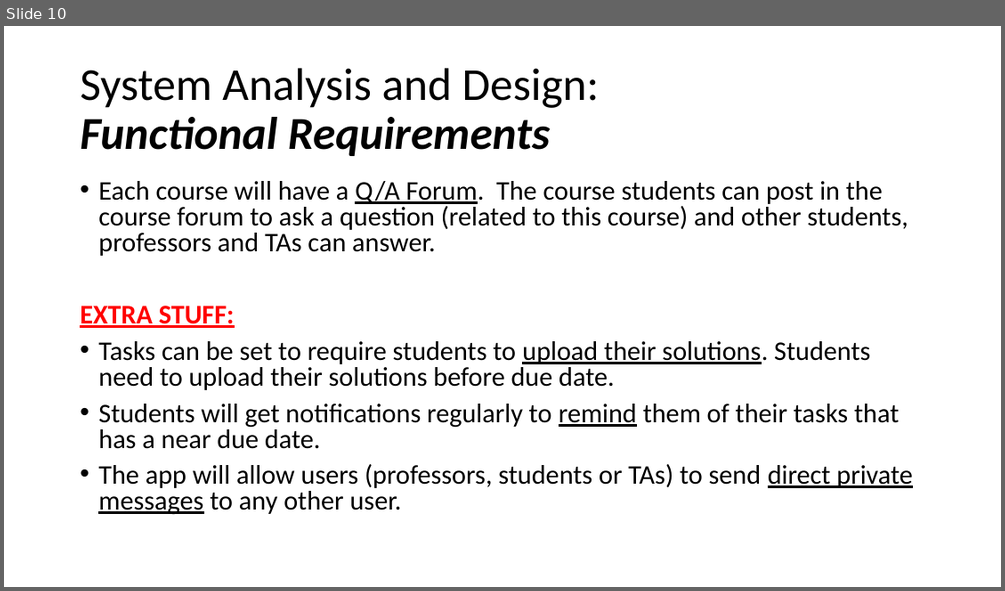
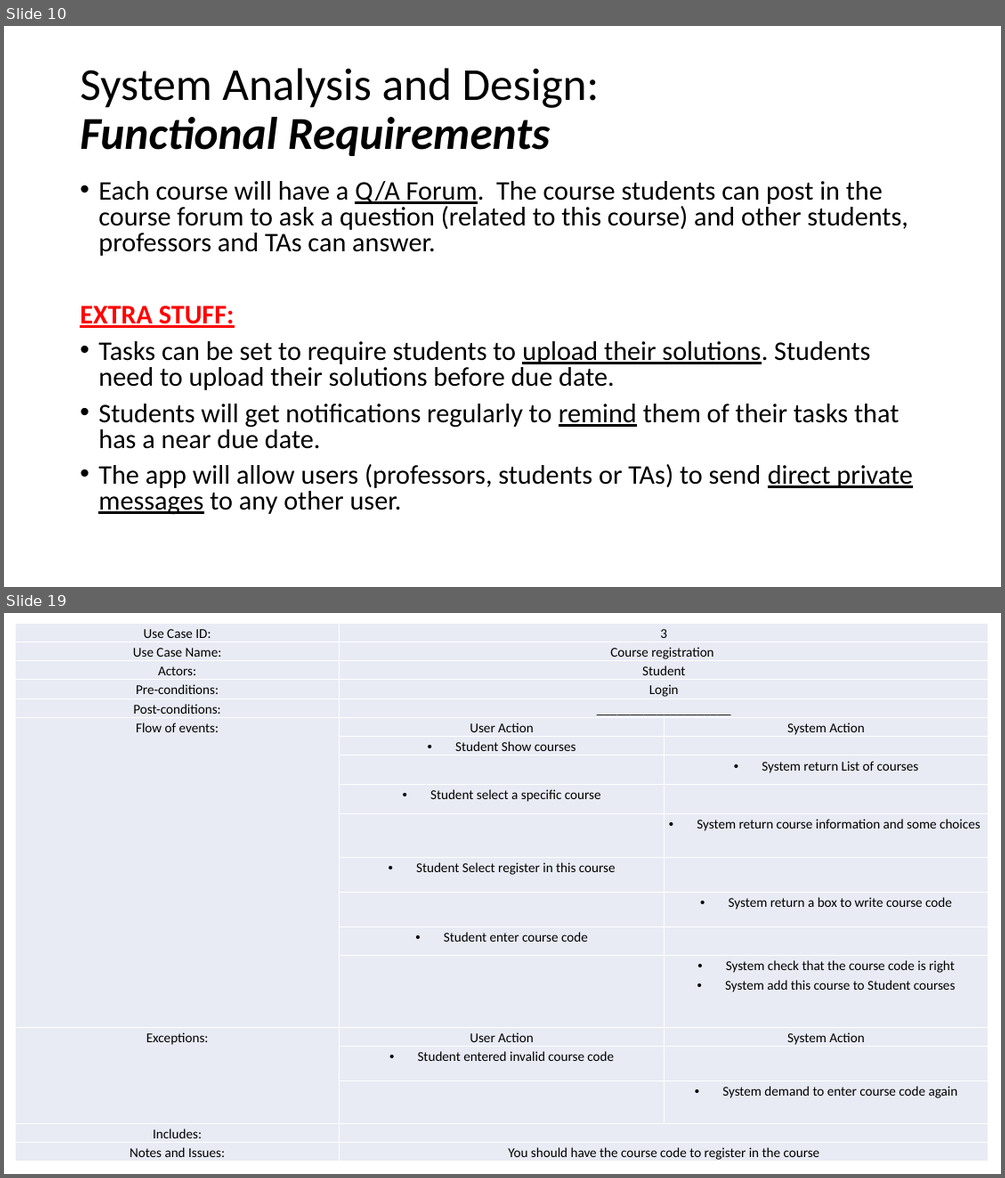
Before and after one commit to FCI-E-campus/fci-e-campus-docs, a slide deck: Mid-year document & presentation/FCI-CU-GP-Midyear-Presentation.pptx. Shown one above the other, each under a label of ours: slide 10 before the commit, slides 10 and 19 after it; the slides between them are not shown. The pictures are 1005x591 and 1005x1178 pixels, drawn with LibreOffice and Linux fonts; fonts in the diff are those of the drawing. Boxes give left, top, right and bottom in pixels: in the first picture for what was removed or moved away, otherwise in the second. Text is boxed around its words. In the diff, an @@ line names an element or a change of style, - is before the commit and + after.

```diff
--- a/Mid-year document & presentation/FCI-CU-GP-Midyear-Presentation.pptx
+++ b/Mid-year document & presentation/FCI-CU-GP-Midyear-Presentation.pptx
@@ slide 19 added at (4, 613, 1001, 1174), background #FFFFFF @@
@@ table added at (16, 623, 989, 1163), 19 rows, 3 columns @@
+Use Case ID: | 3 | 
+Use Case Name: | Course registration | 
+Actors: | Student | 
+Pre-conditions: | Login | 
+Post-conditions: | ____________________ | 
+Flow of events: | User Action | System Action
+ | Student Show courses | 
+ |  | System return List of courses
+ | Student select a specific course | 
+ |  | System return course information and some choices
+ | Student Select register in this course | 
+ |  | System return a box to write course code
+ | Student enter course code | 
+ |  | System check that the course code is right / System add this course to Student courses
+Exceptions: | User Action | System Action
+ | Student entered invalid course code | 
+ |  | System demand to enter course code again
+Includes: |  | 
+Notes and Issues: | You should have the course code to register in the course | 
```
Also in this commit, not shown: 10 slides changed, 22 other slides added, 2 other files.
